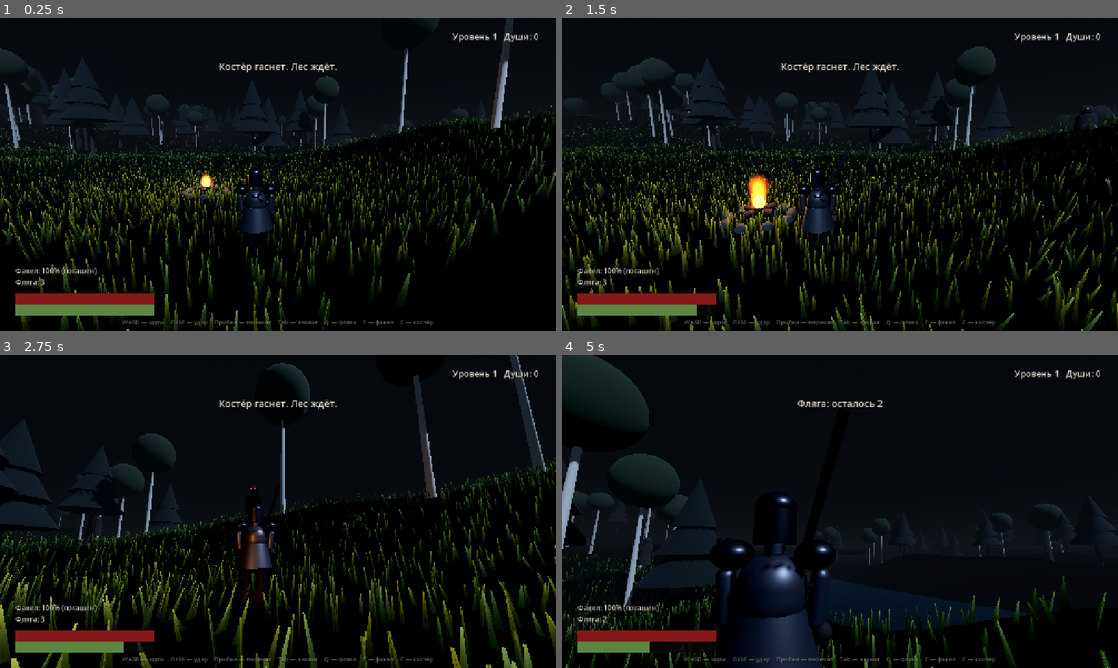
Above: before the commit, frames 1-4 (two rows, left to right).
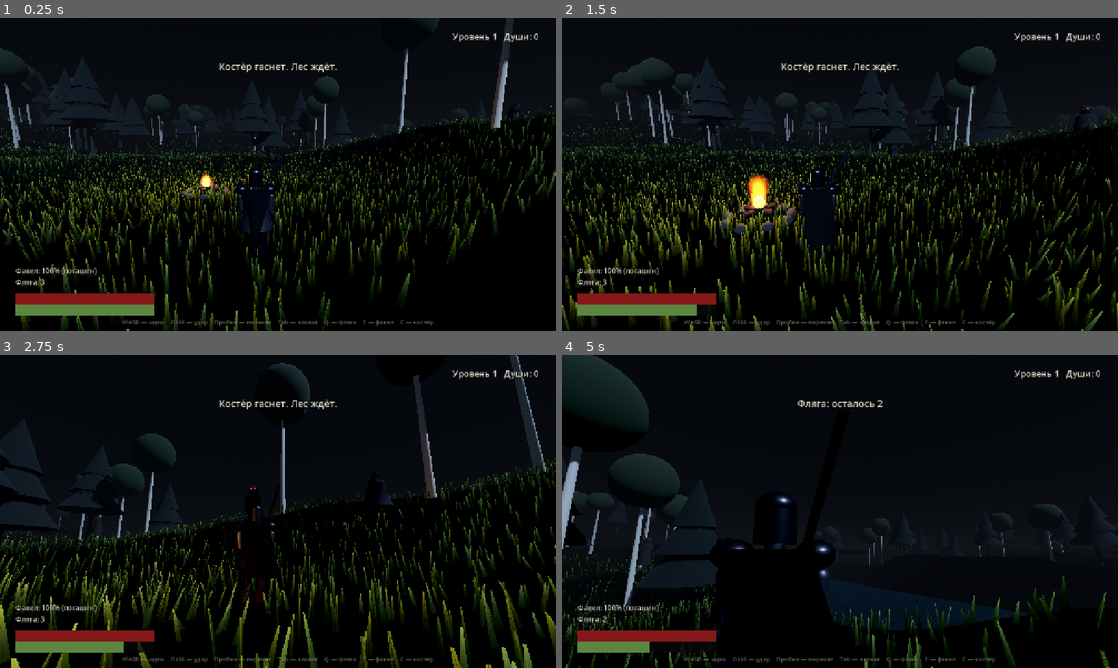
Above: after the commit, the same moments.

Repository: Dronec00/tropa
Game: Godot game, scene res://scenes/main.tscn
Same seed, same stepped clock (60 frames per second), same inputs: the game is played once before the commit and once after it.
Inputs (mouse positions are in pixels of both pictures, inside the frame that each line leads up to):
- Up to frame 1 (0.25 s): no input
- Up to frame 2 (1.5 s): tap Enter at 0.5 s; move the mouse to (867, 174) at 0.52 s; hold W (move_forward) from 0.53 s (still down); click (867, 174) at 0.6 s; tap Q (heal) at 0.8, 1.35 s; move the mouse to (812, 174) at 1.27 s
- Up to frame 3 (2.75 s): keep holding W (move_forward); tap Tab (lock) at 1.55, 2.1 s; move the mouse to (289, 505) at 2.02 s; click (289, 505) at 2.3 s
- Up to frame 4 (5 s): keep holding W (move_forward); move the mouse to (834, 517) at 2.77 s; click (834, 517) at 2.85 s; tap Q (heal) at 3.05, 4.35 s; move the mouse to (878, 514) at 3.52 s; tap Space (dodge) at 3.6 s; tap Tab (lock) at 3.8 s; move the mouse to (795, 508) at 4.27 s; click (795, 508) at 4.55 s

The runs differ from the first frame. In frame 1, 0.3% of the frame differs, in the area x 43-95%, y 27-69%; in frame 2, 0.4%; in frame 3, 0.6%; in frame 4, 4.0%, in the area x 28-51%, y 62-100%.

Commit message:
Мобы в робах, ветер и накидка игрока
- глобальный ветер Wind с порывами
- робы послушников и плакальщиц колышутся в шейдере
- накидка рыцаря: verlet-симуляция 6x8, реакция на бег и ветер
- два новых врага: послушник (массовый) и плакальщица (воздух, крик по площади)
- 11 врагов на карте вместо 5
- TODO: бестиарий идей

Diff:
--- /dev/null
+++ b/scripts/cape.gd
@@ -0,0 +1,135 @@
+class_name Cape
+extends MeshInstance3D
+
+const WindScript := preload("res://scripts/wind.gd")
+
+## Накидка рыцаря: сетка точек на верёвочной симуляции.
+## Реагирует на бег (поток воздуха относителен тела) и на глобальный ветер.
+
+const COLS := 6
+const ROWS := 8
+const STEP := 1.0 / 60.0
+
+var body: CharacterBody3D
+
+var width := 0.56
+var length := 1.02
+var top_y := 1.44
+var top_z := 0.22
+var body_radius := 0.29
+
+var _pts := PackedVector3Array()
+var _prev := PackedVector3Array()
+var _accum := 0.0
+var _immediate := ImmediateMesh.new()
+
+func _ready() -> void:
+	_init_points()
+	mesh = _immediate
+
+	var mat := StandardMaterial3D.new()
+	mat.albedo_color = Color(0.10, 0.095, 0.09)
+	mat.roughness = 1.0
+	mat.cull_mode = BaseMaterial3D.CULL_DISABLED
+	mat.metallic_specular = 0.1
+	material_override = mat
+
+func _init_points() -> void:
+	_pts.resize(COLS * ROWS)
+	_prev.resize(COLS * ROWS)
+	for r in ROWS:
+		for c in COLS:
+			var u := float(c) / float(COLS - 1)
+			var v := float(r) / float(ROWS - 1)
+			var p := Vector3(lerpf(-width * 0.5, width * 0.5, u), top_y - length * v, top_z)
+			var i := r * COLS + c
+			_pts[i] = p
+			_prev[i] = p
+
+func _process(delta: float) -> void:
+	_accum += minf(delta, 0.08)
+	var guard := 0
+	while _accum >= STEP and guard < 4:
+		_accum -= STEP
+		guard += 1
+		_simulate(STEP)
+	_rebuild()
+
+func _simulate(dt: float) -> void:
+	var basis := global_transform.basis
+	var local_vel := basis.inverse() * (body.velocity if body and is_instance_valid(body) else Vector3.ZERO)
+	local_vel.y = 0.0
+
+	# поток воздуха от бега + ветер
+	var drag := -local_vel * 1.15
+	var wind_vector: Vector3 = WindScript.direction * WindScript.strength * 2.4
+	var wind_local := basis.inverse() * wind_vector
+	var accel: Vector3 = Vector3(0, -9.5, 0) + drag + wind_local
+
+	for i in _pts.size():
+		if i < COLS:
+			continue
+		var p := _pts[i]
+		var velocity := (p - _prev[i]) * 0.965
+		_prev[i] = p
+		_pts[i] = p + velocity + accel * dt * dt
+
+	for _iteration in 3:
+		for r in ROWS:
+			for c in COLS:
+				var i := r * COLS + c
+				if r > 0:
+					_constrain(i, i - COLS, length / float(ROWS - 1))
+				if c > 0:
+					_constrain(i, i - 1, width / float(COLS - 1))
+
+	# не проваливаться в тело и в землю
+	for i in _pts.size():
+		if i < COLS:
+			continue
+		var p := _pts[i]
+		var flat := Vector2(p.x, p.z)
+		if p.y < top_y - 0.28 and flat.length() < body_radius:
+			var dir: Vector2 = flat.normalized() if flat.length() > 0.001 else Vector2(0.0, 1.0)
+			p.x = dir.x * body_radius
+			p.z = dir.y * body_radius
+		p.y = maxf(p.y, 0.12)
+		_pts[i] = p
+
+func _constrain(a: int, b: int, rest: float) -> void:
+	var delta := _pts[b] - _pts[a]
+	var dist := delta.length()
+	if dist < 0.0001:
+		return
+	var correction := delta * (1.0 - rest / dist)
+	if a < COLS:
+		_pts[b] -= correction
+	elif b < COLS:
+		_pts[a] += correction
+	else:
+		_pts[a] += correction * 0.5
+		_pts[b] -= correction * 0.5
+
+func _rebuild() -> void:
+	_immediate.clear_surfaces()
+	_immediate.surface_begin(Mesh.PRIMITIVE_TRIANGLES, material_override)
+
+	for r in ROWS - 1:
+		for c in COLS - 1:
+			var a := _pts[r * COLS + c]
+			var b := _pts[r * COLS + c + 1]
+			var d := _pts[(r + 1) * COLS + c]
+			var e := _pts[(r + 1) * COLS + c + 1]
+			var normal := (b - a).cross(d - a).normalized()
+			_add_tri(a, d, b, normal)
+			_add_tri(b, d, e, normal)
+
+	_immediate.surface_end()
+
+func _add_tri(a: Vector3, b: Vector3, c: Vector3, normal: Vector3) -> void:
+	_immediate.surface_set_normal(normal)
+	_immediate.surface_add_vertex(a)
+	_immediate.surface_set_normal(normal)
+	_immediate.surface_add_vertex(b)
+	_immediate.surface_set_normal(normal)
+	_immediate.surface_add_vertex(c)
--- a/scripts/enemy.gd
+++ b/scripts/enemy.gd
@@ -6,6 +6,7 @@
 
 const GRAVITY := 18.0
 const BoltScript := preload("res://scripts/bolt.gd")
+const RobeBuilderScript := preload("res://scripts/robe.gd")
 
 var kind := "wolf"
 var target: Node3D
@@ -16,6 +17,9 @@
 var aggro_range := 22.0
 var attack_range := 2.5
 var souls_reward := 45
+var ranged := false
+var min_range := 5.0
+var _bob := 0.0
 
 var state: State = State.IDLE
 var _timer := 0.0
@@ -44,6 +48,24 @@
 			aggro_range = 24.0
 			attack_range = 11.0
 			souls_reward = 90
+			ranged = true
+			min_range = 5.0
+		"cultist":
+			max_health = 120.0
+			damage = 22.0
+			speed = 2.4
+			aggro_range = 21.0
+			attack_range = 2.4
+			souls_reward = 70
+		"wailer":
+			max_health = 85.0
+			damage = 16.0
+			speed = 1.7
+			aggro_range = 24.0
+			attack_range = 10.0
+			souls_reward = 95
+			ranged = true
+			min_range = 6.0
 		_:
 			kind = "wolf"
 			max_health = 90.0
@@ -68,6 +90,10 @@
 			return 3.2
 		"kikimora":
 			return 2.2
+		"cultist":
+			return 2.1
+		"wailer":
+			return 2.5
 		_:
 			return 2.1
 
@@ -85,6 +111,10 @@
 			_build_leshy()
 		"kikimora":
 			_build_kikimora()
+		"cultist":
+			_build_robe(Color(0.075, 0.065, 0.085), 1.6, Color(0.55, 0.9, 1.0), false)
+		"wailer":
+			_build_robe(Color(0.34, 0.35, 0.32), 1.9, Color(0.85, 1.0, 0.95), true)
 		_:
 			_build_wolf()
 
@@ -135,6 +165,13 @@
 	var club := _add(_cyl(0.10, 0.16, 1.3), _body_mat, Vector3(0, 0.6, 0))
 	club.rotation.x = 0.15
 
+func _build_robe(color: Color, height: float, eye_color: Color, pale: bool) -> void:
+	_body_mat = _mat(color)
+	RobeBuilderScript.build(_model, color, height, eye_color, pale)
+	_weapon_pivot = Node3D.new()
+	_weapon_pivot.position = Vector3(0.0, height - 0.5, 0.0)
+	_model.add_child(_weapon_pivot)
+
 func _build_kikimora() -> void:
 	_body_mat = _mat(Color(0.16, 0.20, 0.17))
 	_eye_mat.albedo_color = Color(0.4, 0.95, 0.9)
@@ -162,7 +199,10 @@
 	if _dead:
 		return
 
-	if not is_on_floor():
+	_bob += delta
+	if kind == "wailer":
+		_model.position.y = 0.18 + sin(_bob * 1.8) * 0.06
+	elif not is_on_floor():
 		velocity.y -= GRAVITY * delta
 
 	if target == null or not is_instance_valid(target):
@@ -211,8 +251,8 @@
 	move_and_slide()
 
 func _chase(dist: float, dir: Vector3, delta: float) -> void:
-	if kind == "kikimora":
-		if dist < 5.0:
+	if ranged:
+		if dist < min_range:
 			velocity.x = -dir.x * speed
 			velocity.z = -dir.z * speed
 			_face(dir, delta, 6.0)
@@ -239,6 +279,12 @@
 func _strike(dist: float) -> void:
 	if kind == "kikimora":
 		_cast_bolt()
+		return
+	if kind == "wailer":
+		if dist < attack_range + 1.5 and target.has_method("take_damage"):
+			target.take_damage(damage, self)
+			if target.has_method("apply_impulse"):
+				target.apply_impulse((target.global_position - global_position).normalized() * 4.0)
 		return
 
 	var reach := attack_range + (0.7 if kind == "wolf" else 0.6)
--- a/scripts/main.gd
+++ b/scripts/main.gd
@@ -5,6 +5,7 @@
 const HudScript := preload("res://scripts/hud.gd")
 const TerrainScript := preload("res://scripts/terrain.gd")
 const GrassScript := preload("res://scripts/grass.gd")
+const WindScript := preload("res://scripts/wind.gd")
 
 const TREE_COUNT := 240
 const WORLD_LIMIT := 92.0
@@ -41,6 +42,9 @@
 	_time += delta
 	if _fire_light:
 		_fire_light.light_energy = 2.3 + sin(_time * 9.0) * 0.35 + sin(_time * 23.0) * 0.12
+
+	WindScript.strength = 0.75 + sin(_time * 0.4) * 0.25 + sin(_time * 1.9) * 0.1
+	WindScript.direction = Vector3(0.8, 0.0, 0.6).normalized().rotated(Vector3.UP, sin(_time * 0.11) * 0.5)
 
 	if _soul_orb and is_instance_valid(_soul_orb):
 		_soul_orb.rotate_y(delta * 1.6)
@@ -371,10 +375,16 @@
 func _spawn_enemies() -> void:
 	_spawn_points = [
 		{"pos": Vector2(15.0, -13.0), "kind": "wolf"},
+		{"pos": Vector2(-18.0, 24.0), "kind": "wolf"},
 		{"pos": Vector2(-24.0, -20.0), "kind": "leshy"},
-		{"pos": Vector2(30.0, 16.0), "kind": "kikimora"},
-		{"pos": Vector2(-18.0, 24.0), "kind": "wolf"},
 		{"pos": Vector2(9.0, -34.0), "kind": "leshy"},
+		{"pos": Vector2(20.0, 18.0), "kind": "kikimora"},
+		{"pos": Vector2(18.0, -4.0), "kind": "cultist"},
+		{"pos": Vector2(-30.0, 6.0), "kind": "cultist"},
+		{"pos": Vector2(2.0, -26.0), "kind": "cultist"},
+		{"pos": Vector2(-38.0, -10.0), "kind": "cultist"},
+		{"pos": Vector2(-10.0, 32.0), "kind": "wailer"},
+		{"pos": Vector2(22.0, -30.0), "kind": "wailer"},
 	]
 	for entry in _spawn_points:
 		_spawn_enemy(entry["pos"], entry["kind"])
--- a/scripts/player.gd
+++ b/scripts/player.gd
@@ -21,6 +21,7 @@
 const GRAVITY := 18.0
 const INVULN_TIME := 0.30
 const KnightModelScript := preload("res://scripts/knight_model.gd")
+const CapeScript := preload("res://scripts/cape.gd")
 
 var max_health := 100.0
 var health := 100.0
@@ -71,6 +72,7 @@
 
 func _ready() -> void:
 	_build_model()
+	_build_cape()
 	_build_lock_marker()
 	arm.add_excluded_object(get_rid())
 	arm.rotation.x = -0.14
@@ -78,6 +80,11 @@
 	health_changed.emit(health, max_health)
 	stamina_changed.emit(stamina, max_stamina)
 	souls_changed.emit(souls)
+
+func _build_cape() -> void:
+	var cape = CapeScript.new()
+	model.add_child(cape)
+	cape.body = self
 
 func _build_lock_marker() -> void:
 	_lock_marker = MeshInstance3D.new()
--- /dev/null
+++ b/scripts/robe.gd
@@ -0,0 +1,153 @@
+class_name RobeBuilder
+extends RefCounted
+
+## Роба для массовых врагов: конус из колец + капюшон.
+## Ткань колышется в вершинном шейдере — дешево, можно ставить десятками.
+
+const SHADER := """
+shader_type spatial;
+render_mode cull_disabled, diffuse_burley, specular_disabled;
+
+uniform vec3 cloth_color : source_color = vec3(0.07, 0.06, 0.08);
+uniform vec3 cloth_edge : source_color = vec3(0.16, 0.13, 0.11);
+uniform float mesh_height = 1.35;
+uniform float sway = 0.10;
+uniform float wind_speed = 2.0;
+
+varying float v_h;
+
+void vertex() {
+	float h = clamp(1.0 - VERTEX.y / mesh_height, 0.0, 1.0);
+	float phase = TIME * wind_speed + VERTEX.x * 4.0 + VERTEX.z * 3.0;
+	float s = sin(phase) * 0.7 + sin(phase * 2.7 + 1.3) * 0.3;
+	VERTEX.x += s * sway * h * h;
+	VERTEX.z += cos(phase * 0.8) * sway * 0.65 * h * h;
+	VERTEX.y += sin(phase * 1.9) * 0.015 * h;
+	v_h = h;
+}
+
+void fragment() {
+	ALBEDO = mix(cloth_color, cloth_edge, v_h * 0.55);
+	ROUGHNESS = 1.0;
+	BACKLIGHT = cloth_color * 0.5;
+}
+"""
+
+static func build(parent: Node3D, cloth: Color, height: float, eye_color: Color, pale := false) -> Node3D:
+	var root := Node3D.new()
+	parent.add_child(root)
+
+	var top_y := height - 0.45
+	var bottom_y := 0.05 if not pale else 0.35
+	var top_r := 0.22
+	var bottom_r := 0.55 if not pale else 0.62
+
+	var skirt := ArrayMesh.new()
+	var arrays := _skirt_arrays(top_y, bottom_y, top_r, bottom_r, 14, 6)
+	skirt.add_surface_from_arrays(Mesh.PRIMITIVE_TRIANGLES, arrays)
+
+	var material := ShaderMaterial.new()
+	var shader := Shader.new()
+	shader.code = SHADER
+	material.shader = shader
+	material.set_shader_parameter("cloth_color", cloth)
+	material.set_shader_parameter("cloth_edge", cloth.lightened(0.25))
+	material.set_shader_parameter("mesh_height", top_y)
+	material.set_shader_parameter("sway", 0.12 if pale else 0.09)
+
+	var skirt_node := MeshInstance3D.new()
+	skirt_node.mesh = skirt
+	skirt_node.material_override = material
+	root.add_child(skirt_node)
+
+	# капюшон
+	var hood := MeshInstance3D.new()
+	var hood_mesh := CylinderMesh.new()
+	hood_mesh.top_radius = 0.03
+	hood_mesh.bottom_radius = 0.27
+	hood_mesh.height = 0.5
+	hood.mesh = hood_mesh
+	hood.position.y = top_y + 0.16
+	var hood_mat := StandardMaterial3D.new()
+	hood_mat.albedo_color = cloth.darkened(0.25)
+	hood_mat.roughness = 1.0
+	hood.material_override = hood_mat
+	root.add_child(hood)
+
+	# пустота под капюшоном
+	var hollow := MeshInstance3D.new()
+	var hollow_mesh := SphereMesh.new()
+	hollow_mesh.radius = 0.14
+	hollow_mesh.height = 0.28
+	hollow.mesh = hollow_mesh
+	hollow.position = Vector3(0, top_y + 0.02, -0.06)
+	var hollow_mat := StandardMaterial3D.new()
+	hollow_mat.albedo_color = Color(0.01, 0.01, 0.012)
+	hollow_mat.roughness = 1.0
+	hollow.material_override = hollow_mat
+	root.add_child(hollow)
+
+	var eye_mat := StandardMaterial3D.new()
+	eye_mat.albedo_color = eye_color
+	eye_mat.emission_enabled = true
+	eye_mat.emission = eye_color
+	eye_mat.emission_energy_multiplier = 3.0
+	eye_mat.shading_mode = BaseMaterial3D.SHADING_MODE_UNSHADED
+	for x in [-0.06, 0.06]:
+		var eye := MeshInstance3D.new()
+		var eye_mesh := SphereMesh.new()
+		eye_mesh.radius = 0.028
+		eye_mesh.height = 0.056
+		eye.mesh = eye_mesh
+		eye.material_override = eye_mat
+		eye.position = Vector3(x, top_y + 0.04, -0.17)
+		root.add_child(eye)
+
+	# рукава
+	for side in [-1.0, 1.0]:
+		var sleeve := MeshInstance3D.new()
+		var sleeve_mesh := CylinderMesh.new()
+		sleeve_mesh.top_radius = 0.05
+		sleeve_mesh.bottom_radius = 0.11
+		sleeve_mesh.height = 0.62
+		sleeve.mesh = sleeve_mesh
+		sleeve.position = Vector3(side * 0.26, top_y - 0.22, 0.0)
+		sleeve.rotation.z = side * 0.12
+		sleeve.material_override = hood_mat
+		root.add_child(sleeve)
+
+	return root
+
+static func _skirt_arrays(top_y: float, bottom_y: float, top_r: float, bottom_r: float, segments: int, rings: int) -> Array:
+	var verts := PackedVector3Array()
+	var normals := PackedVector3Array()
+	var indices := PackedInt32Array()
+
+	for j in rings + 1:
+		var t := float(j) / float(rings)
+		var y := lerpf(top_y, bottom_y, t)
+		var r := lerpf(top_r, bottom_r, pow(t, 0.75))
+		for i in segments:
+			var a := TAU * float(i) / float(segments)
+			verts.append(Vector3(cos(a) * r, y, sin(a) * r))
+			normals.append(Vector3(cos(a), 0.25, sin(a)).normalized())
+
+	for j in rings:
+		for i in segments:
+			var a := j * segments + i
+			var b := j * segments + (i + 1) % segments
+			var c := (j + 1) * segments + i
+			var d := (j + 1) * segments + (i + 1) % segments
+			indices.append(a)
+			indices.append(c)
+			indices.append(b)
+			indices.append(b)
+			indices.append(c)
+			indices.append(d)
+
+	var arrays := []
+	arrays.resize(Mesh.ARRAY_MAX)
+	arrays[Mesh.ARRAY_VERTEX] = verts
+	arrays[Mesh.ARRAY_NORMAL] = normals
+	arrays[Mesh.ARRAY_INDEX] = indices
+	return arrays
--- /dev/null
+++ b/scripts/wind.gd
@@ -0,0 +1,7 @@
+class_name Wind
+extends RefCounted
+
+## Глобальный ветер: направление и сила. Обновляется в main, читается накидкой.
+
+static var direction := Vector3(0.8, 0.0, 0.6).normalized()
+static var strength := 1.0
Binary file added: docs/cape.png
Binary file added: docs/robe.png
Not shown, changed: TODO.md
